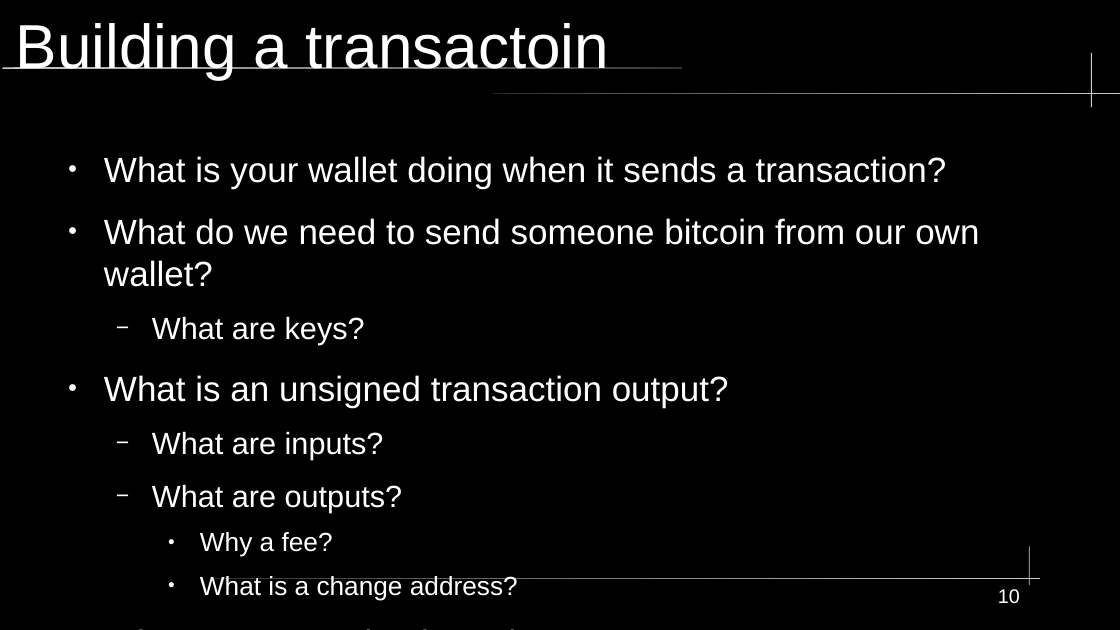
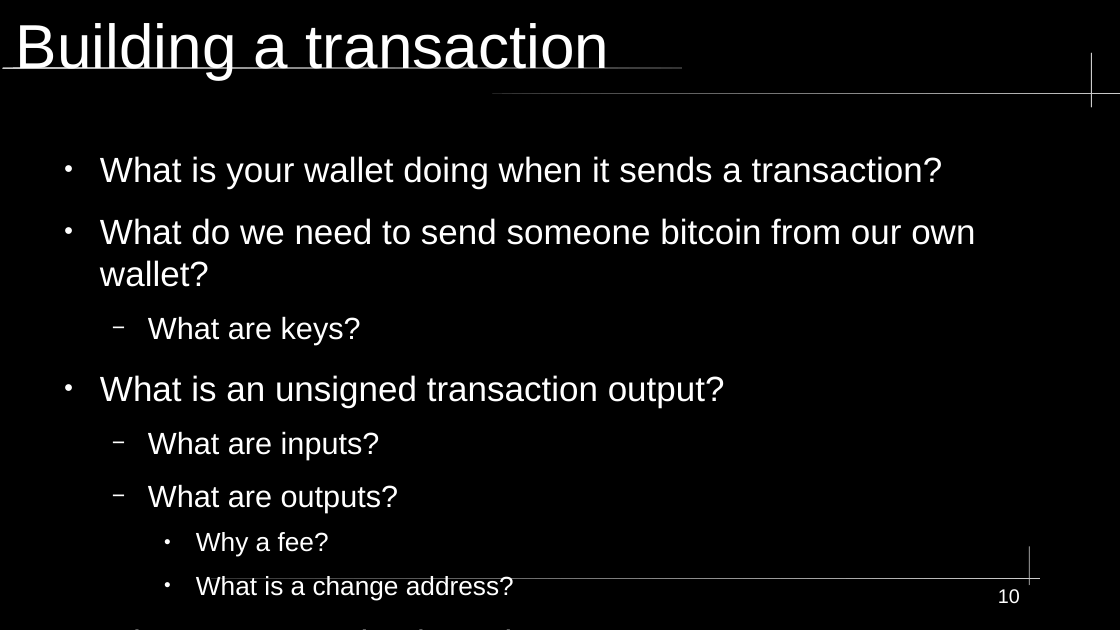
Before and after one commit to jasonribble/journey-of-an-utxo, a slide deck: slide 10 of slides.odp. Drawn at 1120x630 pixels with LibreOffice and Linux fonts; fonts in the diff are those of the drawing. Boxes give left, top, right and bottom in pixels: in the first picture for what was removed or moved away, otherwise in the second. Text is boxed around its words. In the diff, an @@ line names an element or a change of style, - is before the commit and + after.

Commit message:
fix: slides
I don't know what I fixed because...that's how these .odp files work

```diff
--- a/slides.odp
+++ b/slides.odp
@@ title at [16,23,609,80]: text changed @@
-Building a transactoin
+Building a transaction
@@ text "What is your wallet doing ...": place and size @@
-text "What is your wallet doing ..." at [104,156,979,601]
+text "What is your wallet doing ..." at [100,156,975,601]
```
Also in this commit, not shown: 4 other slides changed.
